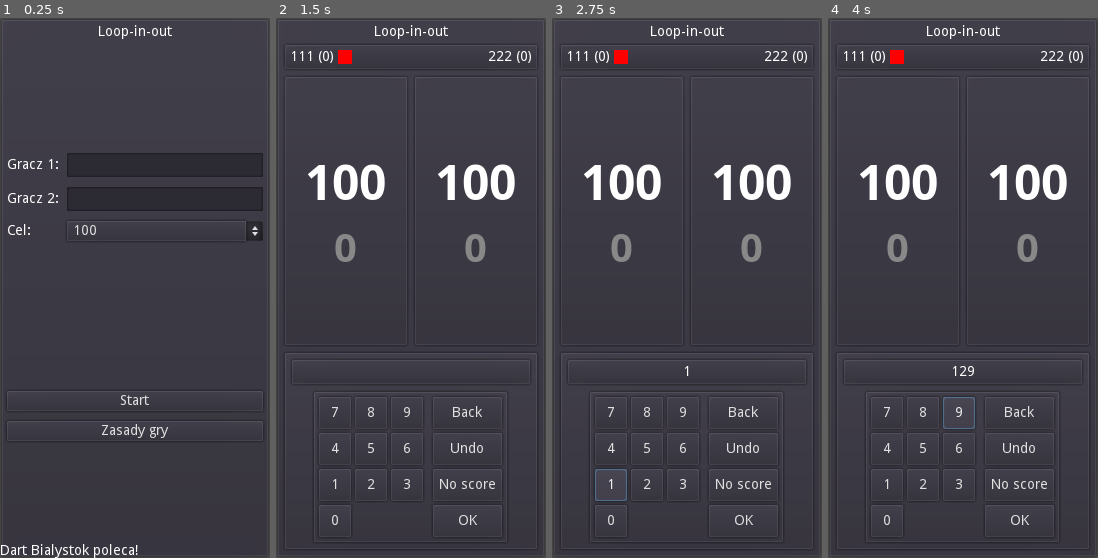
Above: before the commit, frames 1-4 (left to right).
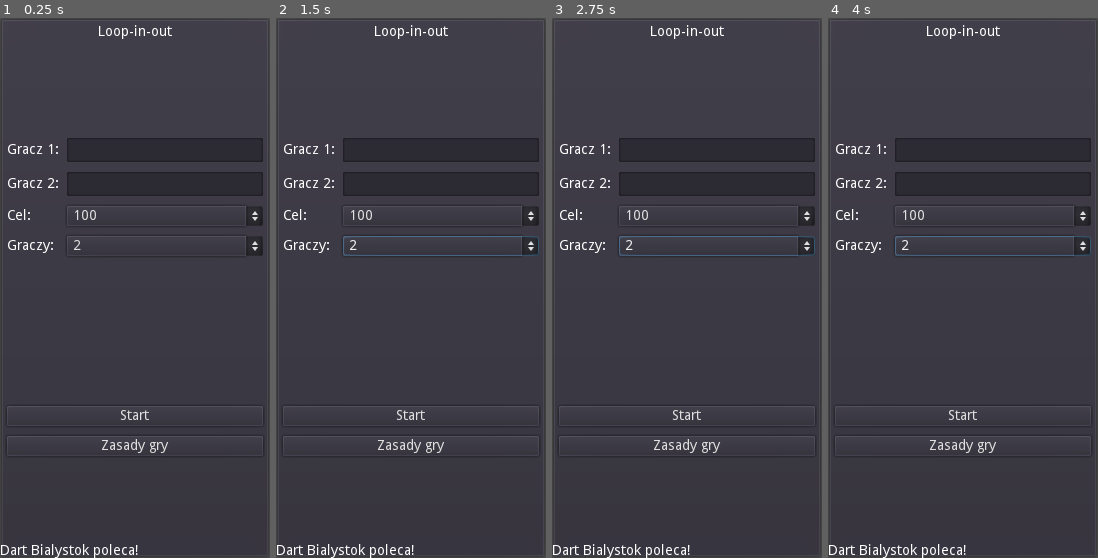
Above: after the commit, the same moments.

Repository: Kiel97/ideal-fortnight
Game: Godot game, scene res://Main.tscn
Two runs of this game, one before a commit and one after it. Both use one fixed random seed, a clock stepped at 60 frames per second and the inputs below.
Inputs (mouse positions are in pixels of both pictures, inside the frame that each line leads up to):
- Up to frame 1 (0.25 s): no input
- Up to frame 2 (1.5 s): click (440, 244) at 0.5 s, where only the run after the commit has a clickable "2"; click "Start" at 1.25 s
- Up to frame 3 (2.75 s): click (611, 482) at 2 s, where only the run before the commit has a clickable "1"
- Up to frame 4 (4 s): click "2" at 2.75 s; click (963, 417) at 3.5 s, where only the run after the commit has a clickable "Start"

The runs differ from the first frame. In frame 1, 3.5% of the frame differs, in the area x 2-98%, y 22-81%; in frame 2, 7.3%; in frame 3, 7.4%; in frame 4, 7.5%, in the area x 0-98%, y 5-100%.

Commit message:
Hide player2 form when selected number of players is 1

Diff:
--- a/LoopInOut/Main.gd
+++ b/LoopInOut/Main.gd
@@ -4,6 +4,8 @@
 onready var player2 = $"PanelContainer/VBoxContainer/Body/Players Grid/Player2TextEdit"
 onready var start_btn = $"PanelContainer/VBoxContainer/Body/Buttons/StartButton"
 onready var target_cbx = $"PanelContainer/VBoxContainer/Body/Players Grid/TargetOptionButton"
+onready var players_cbx = $"PanelContainer/VBoxContainer/Body/Players Grid/PlayersOption"
+onready var player2_label = $"PanelContainer/VBoxContainer/Body/Players Grid/Player2Label"
 
 func _on_RulesButton_pressed() -> void:
 	get_tree().change_scene("res://Help.tscn")
@@ -24,3 +26,7 @@
 
 func get_target_value() -> int:
 	return int(target_cbx.get_item_text(target_cbx.get_selected_id()))
+
+func _on_PlayersOption_item_selected(ID: int) -> void:
+	player2.visible = players_cbx.get_item_text(ID) == "2"
+	player2_label.visible = players_cbx.get_item_text(ID) == "2"
--- a/LoopInOut/Main.tscn
+++ b/LoopInOut/Main.tscn
@@ -24,15 +24,15 @@
 align = 1
 
 [node name="Body" type="VBoxContainer" parent="PanelContainer/VBoxContainer"]
-margin_top = 128.0
+margin_top = 113.0
 margin_right = 256.0
-margin_bottom = 416.0
+margin_bottom = 431.0
 size_flags_vertical = 6
 custom_constants/separation = 150
 
 [node name="Players Grid" type="GridContainer" parent="PanelContainer/VBoxContainer/Body"]
 margin_right = 256.0
-margin_bottom = 88.0
+margin_bottom = 118.0
 custom_constants/vseparation = 10
 columns = 2
 
@@ -78,10 +78,25 @@
 items = [ "100", null, false, 0, null, "101", null, false, 1, null, "170", null, false, 2, null, "501", null, false, 3, null ]
 selected = 0
 
+[node name="PlayersLabel" type="Label" parent="PanelContainer/VBoxContainer/Body/Players Grid"]
+margin_top = 101.0
+margin_right = 56.0
+margin_bottom = 115.0
+text = "Graczy:"
+
+[node name="PlayersOption" type="OptionButton" parent="PanelContainer/VBoxContainer/Body/Players Grid"]
+margin_left = 60.0
+margin_top = 98.0
+margin_right = 256.0
+margin_bottom = 118.0
+text = "2"
+items = [ "1", null, false, 0, null, "2", null, false, 1, null ]
+selected = 1
+
 [node name="Buttons" type="VBoxContainer" parent="PanelContainer/VBoxContainer/Body"]
-margin_top = 238.0
+margin_top = 268.0
 margin_right = 256.0
-margin_bottom = 288.0
+margin_bottom = 318.0
 custom_constants/separation = 10
 
 [node name="StartButton" type="Button" parent="PanelContainer/VBoxContainer/Body/Buttons"]
@@ -103,5 +118,6 @@
 anchor_bottom = 1.0
 margin_top = -14.0
 text = "Dart Bialystok poleca!"
+[connection signal="item_selected" from="PanelContainer/VBoxContainer/Body/Players Grid/PlayersOption" to="." method="_on_PlayersOption_item_selected"]
 [connection signal="pressed" from="PanelContainer/VBoxContainer/Body/Buttons/StartButton" to="." method="_on_StartButton_pressed"]
 [connection signal="pressed" from="PanelContainer/VBoxContainer/Body/Buttons/RulesButton" to="." method="_on_RulesButton_pressed"]
